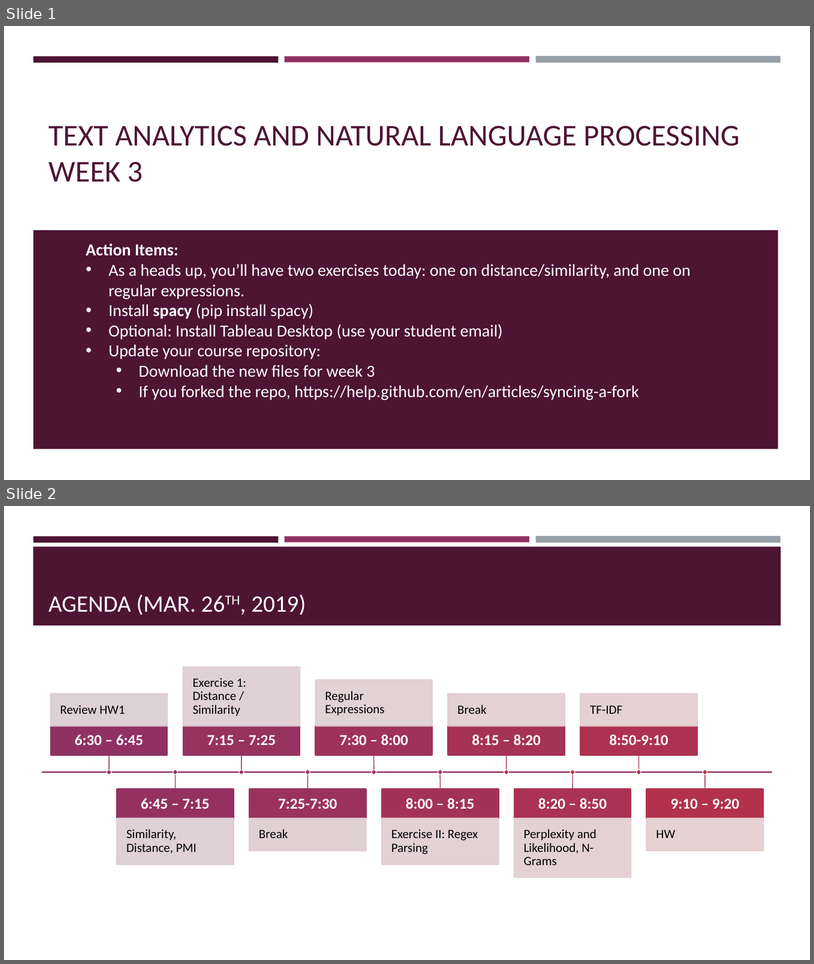
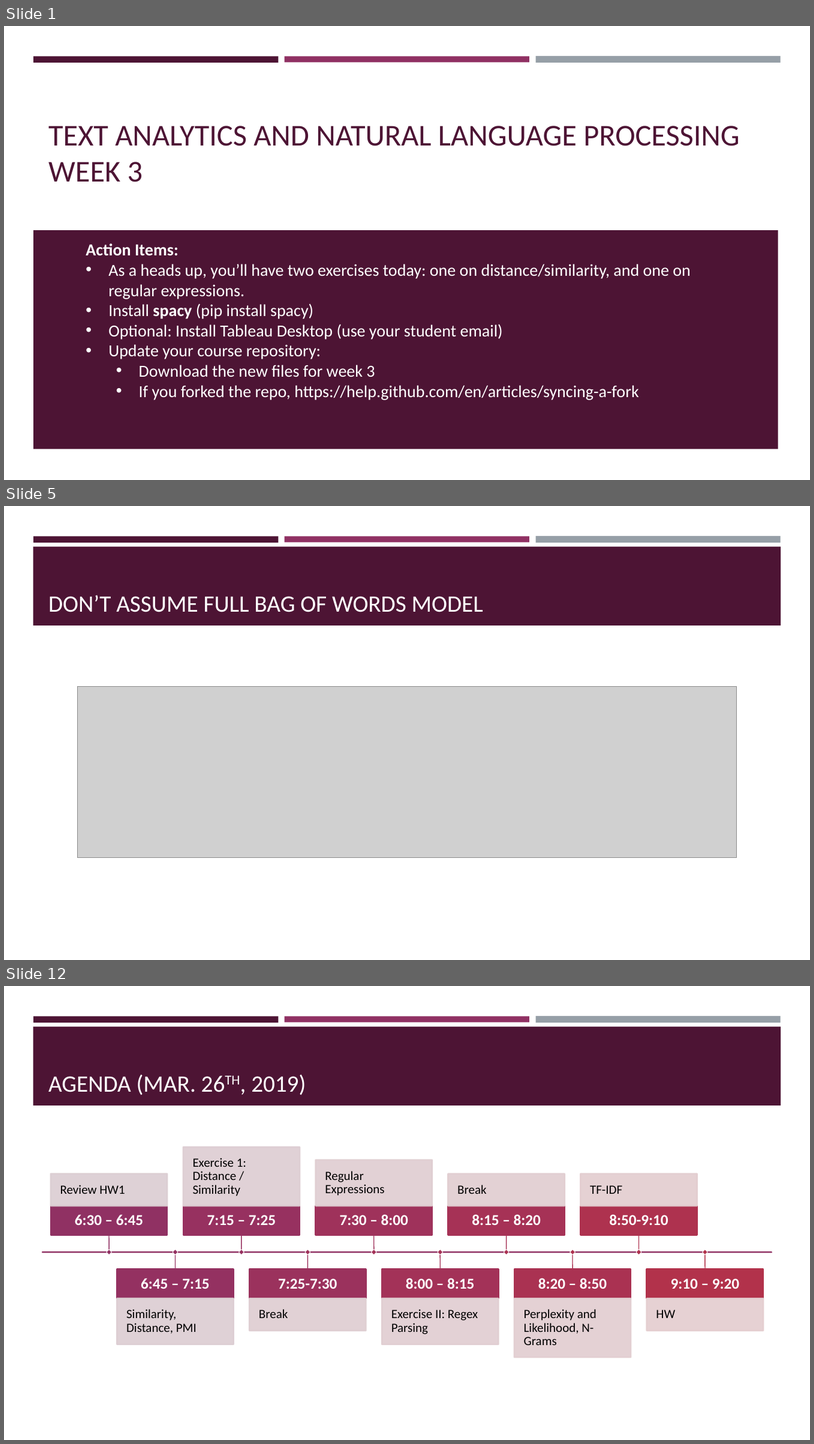
Before and after one commit to VarunDS/dso-599-text-analytics-nlp, a slide deck: week3/slides.pptx. Shown one above the other, each under a label of ours: slides 1 and 2 before the commit, slides 1, 5 and 12 after it; the slides between them are not shown. The pictures are 814x964 and 814x1444 pixels, drawn with LibreOffice and Linux fonts; fonts in the diff are those of the drawing; grey boxes stand for pictures. Boxes give left, top, right and bottom in pixels: in the first picture for what was removed or moved away, otherwise in the second. Text is boxed around its words. In the diff, an @@ line names an element or a change of style, - is before the commit and + after.

```diff
--- a/week3/slides.pptx
+++ b/week3/slides.pptx
@@ slide 5 added at [4, 506, 810, 960], background #FFFFFF; not listed: 4 template elements that a slide beside it also shows @@
@@ title added at [48, 595, 483, 612], 28 pt, text #FFFFFF @@
+DON’T ASSUME FULL BAG OF WORDS MODEL
@@ picture added at [78, 686, 737, 858] @@
@@ what was slide 2 is now slide 12 @@
```
Also in this commit, not shown: 9 other slides added.
